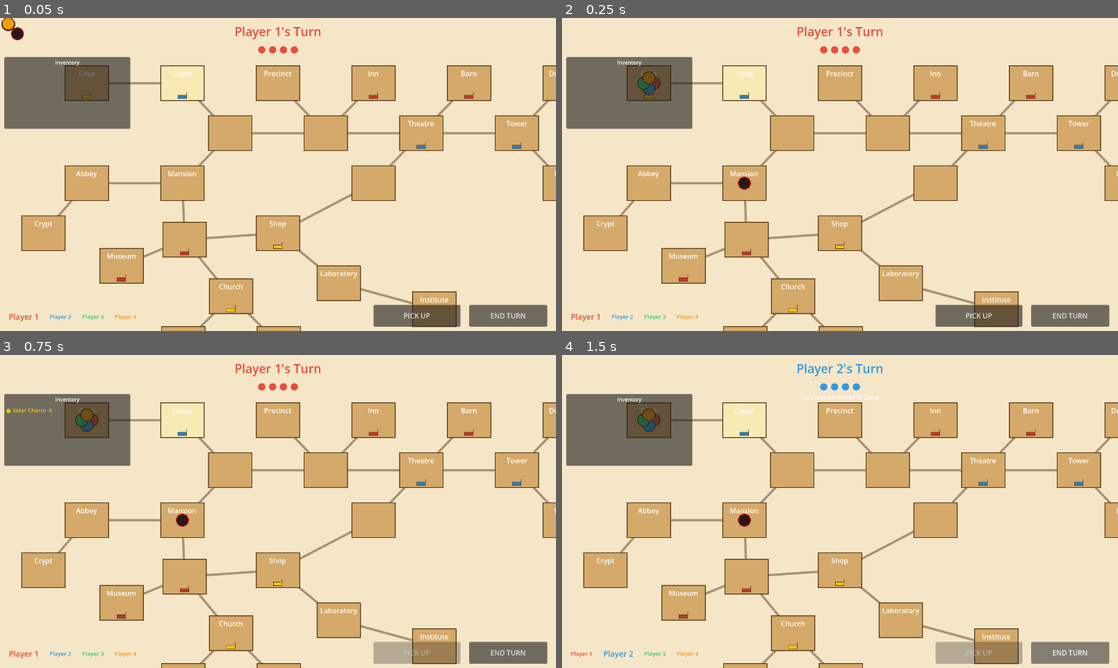
Above: before the commit, frames 1-4 (two rows, left to right).
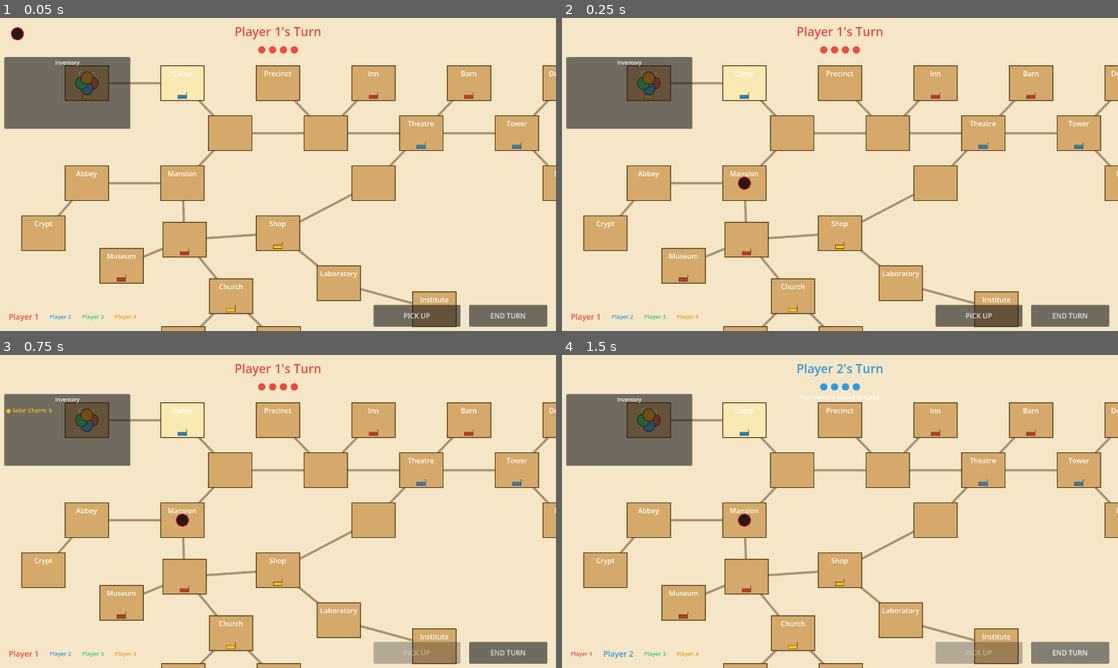
Above: after the commit, the same moments.

Repository: arlopurcell/horrified-board-game
Game: Godot game, scene res://scenes/Main.tscn
The game is run twice, just before and just after one commit, with the same random seed, the same clock (stepped at 60 frames per second) and the same inputs. The project has no main scene, so this scene is started directly.
Inputs:
- Up to frame 1 (0.05 s): no input
- Up to frame 2 (0.25 s): no input
- Up to frame 3 (0.75 s): click "PICK UP" at 0.5 s
- Up to frame 4 (1.5 s): click "END TURN" at 1.25 s

The runs differ from the first frame. In frame 1, 0.3% of the frame differs, in the area x 0-18%, y 0-25%; in frame 2, nothing differs; in frame 3, nothing differs; in frame 4, nothing differs.

Commit message:
feat: animate player token movement

Diff:
--- a/scenes/Players.gd
+++ b/scenes/Players.gd
@@ -6,43 +6,53 @@
 var _board: Board = null
 
 func setup(player_list: Array[PlayerData], board: Board) -> void:
-    _board = board
-    for i in range(player_list.size()):
-        var token: PlayerToken = PlayerTokenScene.instantiate()
-        add_child(token)
-        token.setup(player_list[i])
-        _tokens.append(token)
-    GameManager.player_moved.connect(_on_player_moved)
-    GameManager.turn_changed.connect(_on_turn_changed)
-    _place_all_tokens()
+	_board = board
+	for i in range(player_list.size()):
+		var token: PlayerToken = PlayerTokenScene.instantiate()
+		add_child(token)
+		token.setup(player_list[i])
+		_tokens.append(token)
+	GameManager.player_moved.connect(_on_player_moved)
+	GameManager.turn_changed.connect(_on_turn_changed)
+	_place_all_tokens()
 
-func _on_player_moved(_player_index: int, _space_id: int) -> void:
-    _place_all_tokens()
+func _on_player_moved(player_index: int, _space_id: int) -> void:
+	var positions := _compute_positions()
+	await _tokens[player_index].move_to(positions[player_index]).finished
+	for i in range(_tokens.size()):
+		if i != player_index:
+			_tokens[i].position = positions[i]
 
 func _on_turn_changed(_player_index: int) -> void:
-    _place_all_tokens()
+	_place_all_tokens()
 
 func _place_all_tokens() -> void:
-    if GameManager.players.size() != _tokens.size():
-        push_error("Players.gd: token/player count mismatch")
-        return
-    # Group players by space
-    var by_space: Dictionary = {}   # space_id -> Array[int] (player indices)
-    for i in range(GameManager.players.size()):
-        var sid := GameManager.players[i].current_space_id
-        if sid not in by_space:
-            by_space[sid] = []
-        by_space[sid].append(i)
-    # Position tokens, offsetting stacked tokens in a small cluster
-    for space_id in by_space:
-        var occupants: Array = by_space[space_id]
-        var base := _board.get_space_center(space_id)
-        for j in range(occupants.size()):
-            var idx: int = occupants[j]
-            _tokens[idx].move_to(base + _cluster_offset(j, occupants.size()))
+	if GameManager.players.size() != _tokens.size():
+		push_error("Players.gd: token/player count mismatch")
+		return
+	var positions := _compute_positions()
+	for i in range(_tokens.size()):
+		_tokens[i].position = positions[i]
+
+func _compute_positions() -> Array[Vector2]:
+	var positions: Array[Vector2] = []
+	positions.resize(_tokens.size())
+	var by_space: Dictionary = {}
+	for i in range(GameManager.players.size()):
+		var sid := GameManager.players[i].current_space_id
+		if sid not in by_space:
+			by_space[sid] = []
+		by_space[sid].append(i)
+	for space_id in by_space:
+		var occupants: Array = by_space[space_id]
+		var base := _board.get_space_center(space_id)
+		for j in range(occupants.size()):
+			var idx: int = occupants[j]
+			positions[idx] = base + _cluster_offset(j, occupants.size())
+	return positions
 
 func _cluster_offset(slot: int, total: int) -> Vector2:
-    if total == 1:
-        return Vector2.ZERO
-    var angle := (TAU / total) * slot
-    return Vector2(cos(angle), sin(angle)) * 12.0
+	if total == 1:
+		return Vector2.ZERO
+	var angle := (TAU / total) * slot
+	return Vector2(cos(angle), sin(angle)) * 12.0
